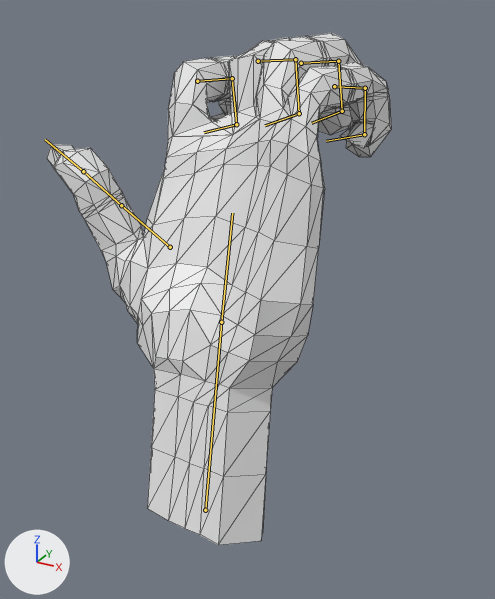
The glTF model The_Hand_Animated.glb: old version first, new version second.
The view is the same before and after, from a 50 mm camera at (15.4, -20.6, -0.1) aimed at (3.6, 0.8, -10.8). Every picture has the same lights, and +X, +Y and +Z are marked at lower left. The first picture is the older version. Both versions are drawn at frame 15 of the action 'Action_ThumbsUp'; the numbers are the values there. The bones that bend it are drawn over the model as lines. Mesh edges are drawn as thin lines.

Objects in the first picture: 'Hand_Mesh'.
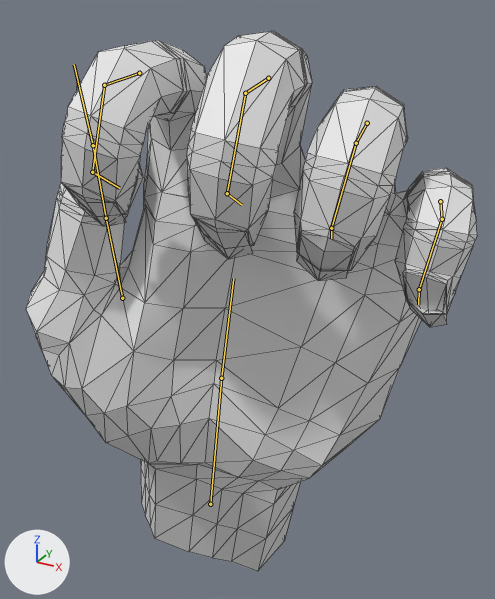
The edits, one by one:
Bone 'wrist' (bone_wrist) turns from (-20, -15, 10) to (15, 15, -10) degrees about its own x, y and z.
Bone 'thumb.01' (bone_thumb_01) turns from (10, -15, 20) to (-15, 10, -25) degrees about its own x, y and z.
Bone 'index.01' (bone_index_01) turns from (-75, 0, 0) to (75, 0, 0) degrees about its own x, y and z.
Bone 'index.02' (bone_index_02) turns from (-90, 0, 0) to (85, 0, 0) degrees about its own x, y and z.
Bone 'index.03' (bone_index_03) turns from (-70, 0, 0) to (70, 0, 0) degrees about its own x, y and z.
Bone 'middle.01' (bone_middle_01) turns from (-75, 0, 0) to (75, 0, 0) degrees about its own x, y and z.
Bone 'middle.02' (bone_middle_02) turns from (-90, 0, 0) to (85, 0, 0) degrees about its own x, y and z.
Bone 'middle.03' (bone_middle_03) turns from (-70, 0, 0) to (70, 0, 0) degrees about its own x, y and z.
Bone 'ring.01' (bone_ring_01) turns from (-75, 0, 0) to (75, 0, 0) degrees about its own x, y and z.
Bone 'ring.02' (bone_ring_02) turns from (-90, 0, 0) to (85, 0, 0) degrees about its own x, y and z.
Bone 'ring.03' (bone_ring_03) turns from (-70, 0, 0) to (70, 0, 0) degrees about its own x, y and z.
Bone 'pinky.01' (bone_pinky_01) turns from (-75, 0, 0) to (75, 0, 0) degrees about its own x, y and z.
Bone 'pinky.02' (bone_pinky_02) turns from (-90, 0, 0) to (85, 0, 0) degrees about its own x, y and z.
Bone 'pinky.03' (bone_pinky_03) turns from (-70, 0, 0) to (70, 0, 0) degrees about its own x, y and z.

Location of each change, [x1, y1, x2, y2] in pixels of the pictures (495 x 599 px):
'Hand_Mesh', posed (31% wider)
    before: [47, 33, 391, 545]
    after: [26, 30, 477, 571]
bone 'wrist', root to tip
    before: (205, 510) to (221, 322)
    after: (210, 504) to (221, 378)
bone 'thumb.01', root to tip
    before: (170, 247) to (121, 205)
    after: (122, 298) to (106, 218)
bone 'index.01', root to tip
    before: (197, 81) to (232, 78)
    after: (139, 73) to (104, 85)
bone 'index.02', root to tip
    before: (232, 78) to (236, 124)
    after: (104, 85) to (92, 172)
bone 'index.03', root to tip
    before: (236, 124) to (204, 132)
    after: (92, 172) to (119, 188)
bone 'middle.01', root to tip
    before: (258, 61) to (295, 59)
    after: (268, 78) to (245, 93)
bone 'middle.02', root to tip
    before: (295, 59) to (299, 113)
    after: (245, 93) to (227, 193)
bone 'middle.03', root to tip
    before: (299, 113) to (265, 125)
    after: (227, 193) to (242, 205)
bone 'ring.01', root to tip
    before: (301, 63) to (338, 61)
    after: (367, 123) to (356, 143)
bone 'ring.02', root to tip
    before: (338, 61) to (342, 111)
    after: (356, 143) to (331, 228)
bone 'ring.03', root to tip
    before: (342, 111) to (311, 123)
    after: (331, 228) to (331, 238)
bone 'pinky.01', root to tip
    before: (334, 86) to (365, 88)
    after: (440, 201) to (442, 219)
bone 'pinky.02', root to tip
    before: (365, 88) to (364, 134)
    after: (442, 219) to (419, 289)
bone 'pinky.03', root to tip
    before: (364, 134) to (326, 141)
    after: (419, 289) to (418, 304)
